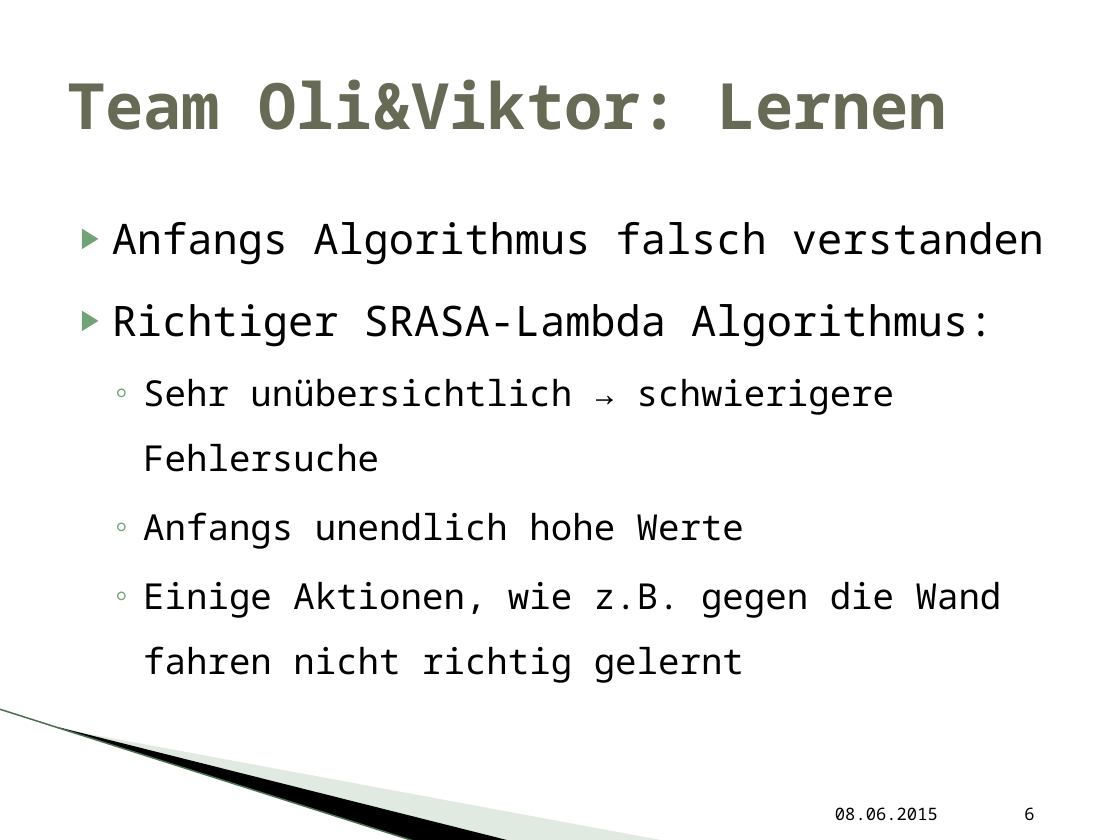
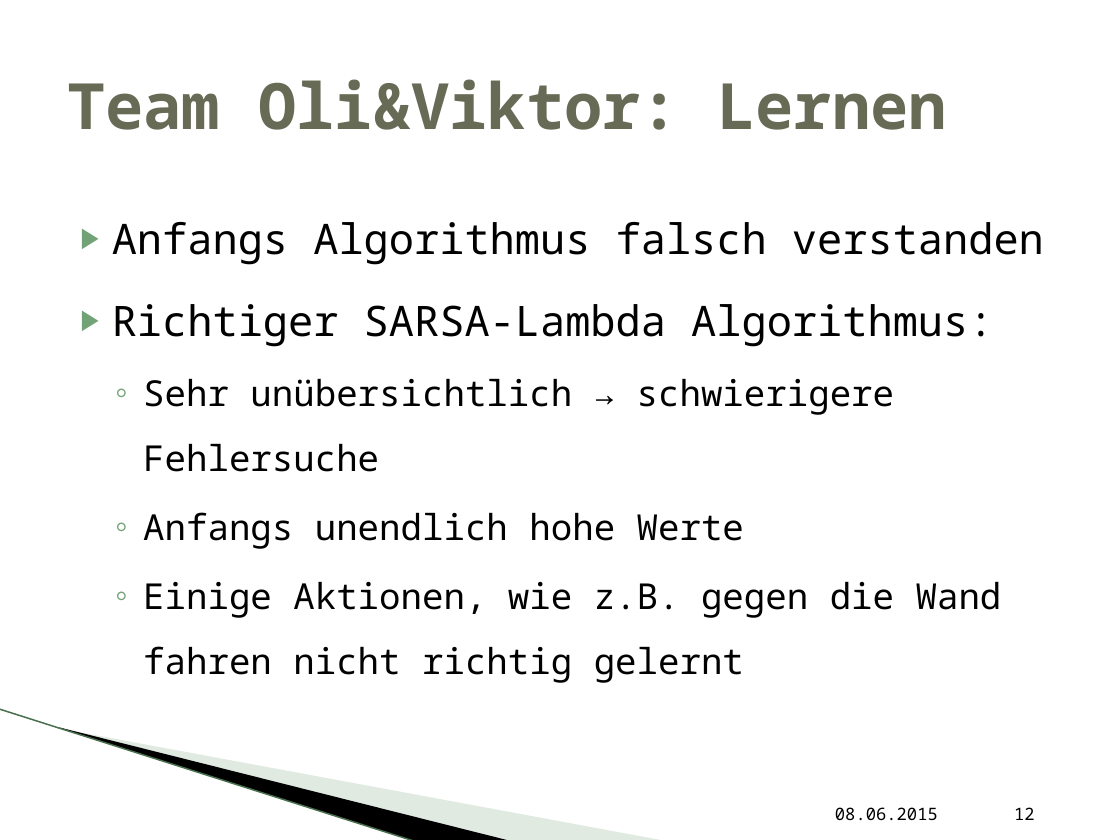
Before and after one commit to vikwin/HAW-LernendeAgenten_RC, a slide deck: slide 12 of Präsentation/OliViktor.pptx (slide 6 before the commit). Drawn at 1120x840 pixels with LibreOffice and Linux fonts; fonts in the diff are those of the drawing; background and template pictures are left out. Boxes give left, top, right and bottom in pixels: in the first picture for what was removed or moved away, otherwise in the second. Text is boxed around its words. In the diff, an @@ line names an element or a change of style, - is before the commit and + after.

```diff
--- a/Präsentation/OliViktor.pptx
+++ b/Präsentation/OliViktor.pptx
@@ text at <box>112,304,993,347</box>: text changed @@
-▶ Richtiger SRASA-Lambda Algorithmus:
+▶ Richtiger SARSA-Lambda Algorithmus:
@@ page number at <box>1014,807,1035,820</box>: text changed @@
-6
+12
```
Also in this commit, not shown: 6 slides added, 2 other files.
